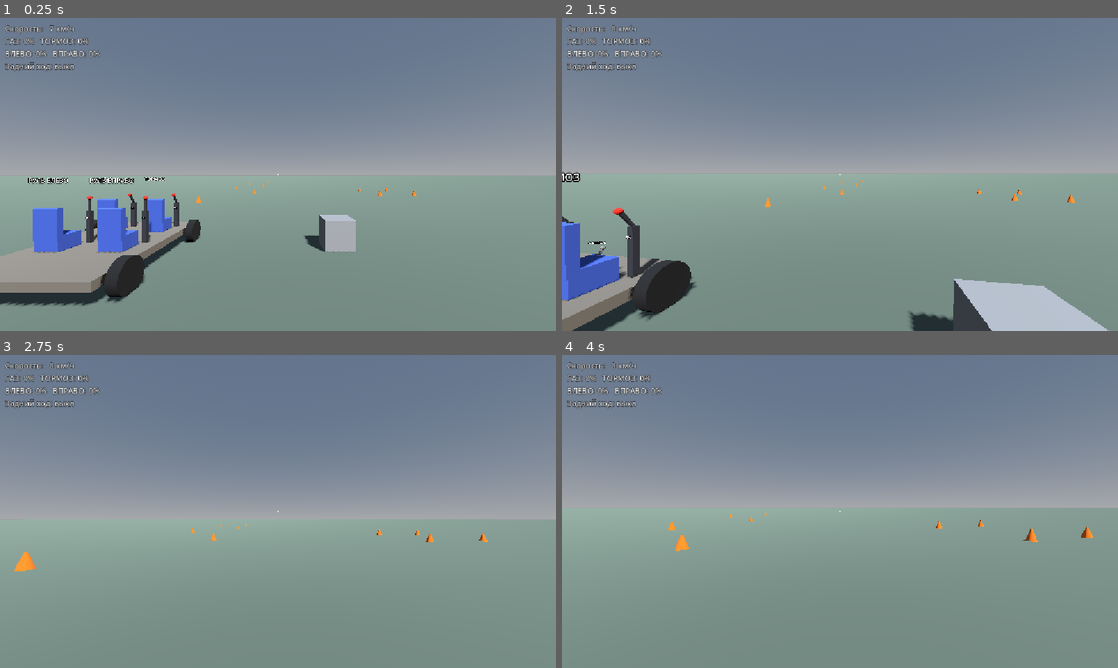
Above: before the commit, frames 1-4 (two rows, left to right).
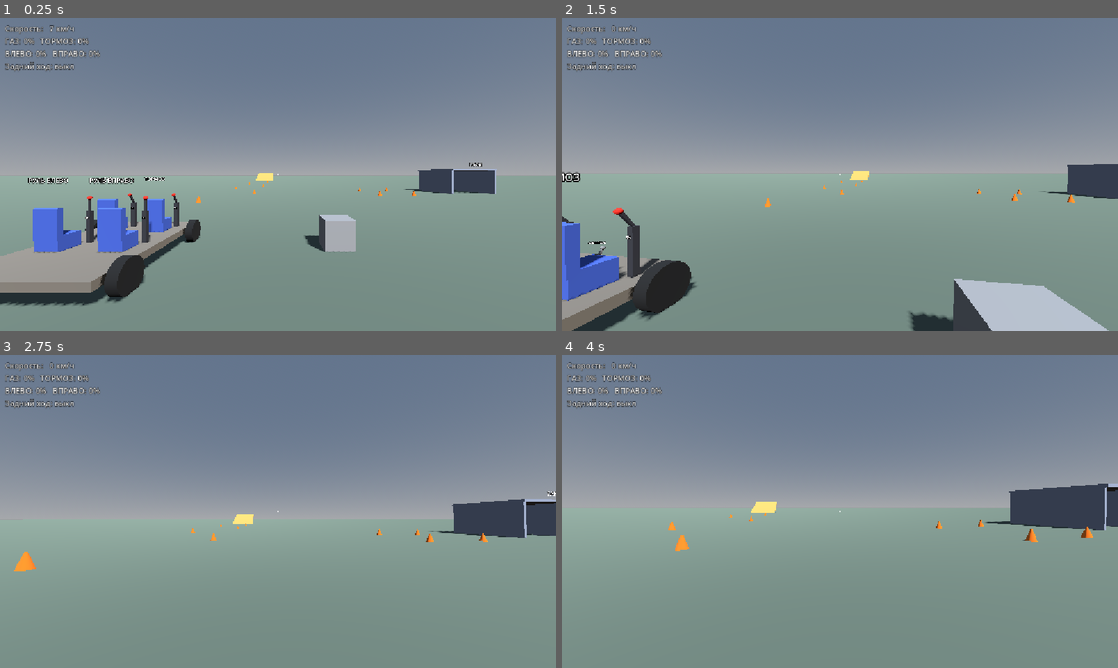
Above: after the commit, the same moments.

Repository: Sparrow-Ran/autobrigade
Game: Godot game, scene res://scenes/levels/test_level.tscn
Two runs of this game, one before a commit and one after it. Both use one fixed random seed, a clock stepped at 60 frames per second and the inputs below. This scene is started directly instead of the project's main scene.
Inputs (mouse positions are in pixels of both pictures, inside the frame that each line leads up to):
- Up to frame 1 (0.25 s): no input
- Up to frame 2 (1.5 s): move the mouse to (867, 174) at 0.52 s; hold H (horn) 0.53-1.28 s; hold W (move_forward) from 0.53 s (still down); click (867, 174) at 0.67 s; tap Space (jump) at 0.77 s; move the mouse to (812, 174) at 1.27 s; tap E (interact) at 1.35 s
- Up to frame 3 (2.75 s): keep holding W (move_forward); tap Space (jump) at 1.52 s; move the mouse to (289, 505) at 2.02 s; hold H (horn) from 2.03 s (still down)
- Up to frame 4 (4 s): keep holding W (move_forward); move the mouse to (834, 517) at 2.77 s; release H (horn) at 2.78 s; tap E (interact) at 2.85 s; click (834, 517) at 2.92 s; tap Space (jump) at 3.02, 3.77 s; move the mouse to (878, 514) at 3.52 s; hold H (horn) from 3.53 s (still down)

The runs differ from the first frame. In frame 1, 1.2% of the frame differs, in the area x 46-90%, y 46-57%; in frame 2, 1.1%; in frame 3, 2.2%; in frame 4, 2.7%, in the area x 34-100%, y 41-56%.

Commit message:
Add ramp and garage to the polygon, procedural engine sound
- Ramp: 15-degree jump ramp past the slalom, entry lip flush with ground
- Garage: three walls + roof + sign, sized for reverse parking practice
- Engine: seamless procedural loop on the van, pitch follows gas lever
  and actual speed (derived from position, works on clients), smoothed;
  volume tuned down ~19 dB from the first iteration

Co-Authored-By: Claude Fable 5 <noreply@anthropic.com>

Diff:
--- a/scenes/levels/test_level.tscn
+++ b/scenes/levels/test_level.tscn
@@ -28,6 +28,36 @@
 
 [sub_resource type="BoxMesh" id="BoxMesh_box"]
 size = Vector3(1, 1, 1)
+
+[sub_resource type="BoxShape3D" id="BoxShape3D_ramp"]
+size = Vector3(6, 0.4, 12)
+
+[sub_resource type="BoxMesh" id="BoxMesh_ramp"]
+size = Vector3(6, 0.4, 12)
+
+[sub_resource type="StandardMaterial3D" id="StandardMaterial3D_ramp"]
+albedo_color = Color(0.75, 0.6, 0.3, 1)
+
+[sub_resource type="BoxShape3D" id="BoxShape3D_garage_side"]
+size = Vector3(0.2, 3, 6)
+
+[sub_resource type="BoxMesh" id="BoxMesh_garage_side"]
+size = Vector3(0.2, 3, 6)
+
+[sub_resource type="BoxShape3D" id="BoxShape3D_garage_back"]
+size = Vector3(5.6, 3, 0.2)
+
+[sub_resource type="BoxMesh" id="BoxMesh_garage_back"]
+size = Vector3(5.6, 3, 0.2)
+
+[sub_resource type="BoxShape3D" id="BoxShape3D_garage_roof"]
+size = Vector3(5.6, 0.2, 6.4)
+
+[sub_resource type="BoxMesh" id="BoxMesh_garage_roof"]
+size = Vector3(5.6, 0.2, 6.4)
+
+[sub_resource type="StandardMaterial3D" id="StandardMaterial3D_garage"]
+albedo_color = Color(0.55, 0.58, 0.65, 1)
 
 [node name="TestLevel" type="Node3D"]
 script = ExtResource("1")
@@ -95,6 +125,60 @@
 [node name="Cone10" parent="Cones" instance=ExtResource("4")]
 transform = Transform3D(1, 0, 0, 0, 1, 0, 0, 0, 1, 16, 0, -26)
 
+[node name="Ramp" type="StaticBody3D" parent="."]
+transform = Transform3D(1, 0, 0, 0, 0.966, -0.259, 0, 0.259, 0.966, -5, 1.36, -75)
+
+[node name="CollisionShape3D" type="CollisionShape3D" parent="Ramp"]
+shape = SubResource("BoxShape3D_ramp")
+
+[node name="MeshInstance3D" type="MeshInstance3D" parent="Ramp"]
+mesh = SubResource("BoxMesh_ramp")
+surface_material_override/0 = SubResource("StandardMaterial3D_ramp")
+
+[node name="Garage" type="StaticBody3D" parent="."]
+
+[node name="WallLeftCol" type="CollisionShape3D" parent="Garage"]
+transform = Transform3D(1, 0, 0, 0, 1, 0, 0, 0, 1, 22.3, 1.5, -25)
+shape = SubResource("BoxShape3D_garage_side")
+
+[node name="WallLeftMesh" type="MeshInstance3D" parent="Garage"]
+transform = Transform3D(1, 0, 0, 0, 1, 0, 0, 0, 1, 22.3, 1.5, -25)
+mesh = SubResource("BoxMesh_garage_side")
+surface_material_override/0 = SubResource("StandardMaterial3D_garage")
+
+[node name="WallRightCol" type="CollisionShape3D" parent="Garage"]
+transform = Transform3D(1, 0, 0, 0, 1, 0, 0, 0, 1, 27.7, 1.5, -25)
+shape = SubResource("BoxShape3D_garage_side")
+
+[node name="WallRightMesh" type="MeshInstance3D" parent="Garage"]
+transform = Transform3D(1, 0, 0, 0, 1, 0, 0, 0, 1, 27.7, 1.5, -25)
+mesh = SubResource("BoxMesh_garage_side")
+surface_material_override/0 = SubResource("StandardMaterial3D_garage")
+
+[node name="WallBackCol" type="CollisionShape3D" parent="Garage"]
+transform = Transform3D(1, 0, 0, 0, 1, 0, 0, 0, 1, 25, 1.5, -28.1)
+shape = SubResource("BoxShape3D_garage_back")
+
+[node name="WallBackMesh" type="MeshInstance3D" parent="Garage"]
+transform = Transform3D(1, 0, 0, 0, 1, 0, 0, 0, 1, 25, 1.5, -28.1)
+mesh = SubResource("BoxMesh_garage_back")
+surface_material_override/0 = SubResource("StandardMaterial3D_garage")
+
+[node name="RoofCol" type="CollisionShape3D" parent="Garage"]
+transform = Transform3D(1, 0, 0, 0, 1, 0, 0, 0, 1, 25, 3.1, -25.1)
+shape = SubResource("BoxShape3D_garage_roof")
+
+[node name="RoofMesh" type="MeshInstance3D" parent="Garage"]
+transform = Transform3D(1, 0, 0, 0, 1, 0, 0, 0, 1, 25, 3.1, -25.1)
+mesh = SubResource("BoxMesh_garage_roof")
+surface_material_override/0 = SubResource("StandardMaterial3D_garage")
+
+[node name="GarageLabel" type="Label3D" parent="Garage"]
+transform = Transform3D(1, 0, 0, 0, 1, 0, 0, 0, 1, 25, 3.7, -21.8)
+pixel_size = 0.01
+text = "ГАРАЖ"
+font_size = 48
+
 [node name="Players" type="Node3D" parent="."]
 
 [node name="PlayerSpawner" type="MultiplayerSpawner" parent="."]
--- a/scenes/van/van.gd
+++ b/scenes/van/van.gd
@@ -12,21 +12,50 @@
 ## Reverse gear is weaker than forward, like a real van.
 @export var reverse_force_scale: float = 0.6
 
+## Engine sound: pitch at standstill with no throttle...
+@export var engine_idle_pitch: float = 0.7
+## ...plus this much per unit of gas lever...
+@export var engine_pitch_per_throttle: float = 0.35
+## ...plus this much per km/h of actual speed.
+@export var engine_pitch_per_kmh: float = 0.012
+
 @onready var seat_gas: Seat = $SeatGas
 @onready var seat_brake: Seat = $SeatBrake
 @onready var seat_steer_left: Seat = $SeatSteerLeft
 @onready var seat_steer_right: Seat = $SeatSteerRight
 @onready var reverse_switch: ToggleSwitch = $SeatBrake/ReverseSwitch
 @onready var horn_player: AudioStreamPlayer3D = $HornPlayer
+@onready var engine_player: AudioStreamPlayer3D = $EnginePlayer
+
+var _prev_sound_pos := Vector3.ZERO
 
 
 func _ready() -> void:
 	add_to_group("van")
 	horn_player.stream = _make_horn_stream()
+	engine_player.stream = _make_engine_stream()
+	engine_player.play()
+	_prev_sound_pos = global_position
 	# Van physics runs only on the host; clients receive the synced transform.
 	if not multiplayer.is_server():
 		freeze = true
 		set_physics_process(false)
+
+
+func _process(delta: float) -> void:
+	# Engine sound runs locally on every peer: gas value is synced, and speed is
+	# derived from position so it works on clients (frozen body, zero velocity).
+	var speed_kmh := clampf(
+		(global_position - _prev_sound_pos).length() / maxf(delta, 0.0001) * 3.6, 0.0, 150.0
+	)
+	_prev_sound_pos = global_position
+	var gas := seat_gas.lever.value
+	var target_pitch := (
+		engine_idle_pitch + gas * engine_pitch_per_throttle + speed_kmh * engine_pitch_per_kmh
+	)
+	var smoothing := 1.0 - exp(-6.0 * delta)
+	engine_player.pitch_scale = lerpf(engine_player.pitch_scale, target_pitch, smoothing)
+	engine_player.volume_db = lerpf(-35.0, -25.0, clampf(gas + speed_kmh / 100.0, 0.0, 1.0))
 
 
 func _physics_process(_delta: float) -> void:
@@ -73,6 +102,34 @@
 		horn_player.play()
 
 
+# Procedural engine loop — exactly 1 second of integer-Hz harmonics, so the
+# loop point is seamless. Placeholder until a real sound asset lands in assets/.
+func _make_engine_stream() -> AudioStreamWAV:
+	var rate := 22050
+	var frames := rate
+	var data := PackedByteArray()
+	data.resize(frames * 2)
+	for i in frames:
+		var t := float(i) / rate
+		var v := (
+			0.45 * sin(TAU * 55.0 * t)
+			+ 0.3 * sin(TAU * 110.0 * t)
+			+ 0.15 * sin(TAU * 165.0 * t)
+			+ 0.1 * signf(sin(TAU * 55.0 * t))
+		)
+		# Slow amplitude wobble makes it feel mechanical rather than a pure tone.
+		v *= 0.85 + 0.15 * sin(TAU * 8.0 * t)
+		data.encode_s16(i * 2, int(clampf(v, -1.0, 1.0) * 20000.0))
+	var wav := AudioStreamWAV.new()
+	wav.format = AudioStreamWAV.FORMAT_16_BITS
+	wav.mix_rate = rate
+	wav.loop_mode = AudioStreamWAV.LOOP_FORWARD
+	wav.loop_begin = 0
+	wav.loop_end = frames
+	wav.data = data
+	return wav
+
+
 # Procedural two-tone beep — placeholder until a real sound asset lands in assets/.
 func _make_horn_stream() -> AudioStreamWAV:
 	var rate := 22050
--- a/scenes/van/van.tscn
+++ b/scenes/van/van.tscn
@@ -140,5 +140,9 @@
 transform = Transform3D(1, 0, 0, 0, 1, 0, 0, 0, 1, 0, 0.5, -2)
 volume_db = -6.0
 
+[node name="EnginePlayer" type="AudioStreamPlayer3D" parent="."]
+transform = Transform3D(1, 0, 0, 0, 1, 0, 0, 0, 1, 0, 0.3, -1.9)
+volume_db = -35.0
+
 [node name="Sync" type="MultiplayerSynchronizer" parent="."]
 replication_config = SubResource("SceneReplicationConfig_van")
Not shown: 1 places in scenes/levels/test_level.tscn that only renumber resources
